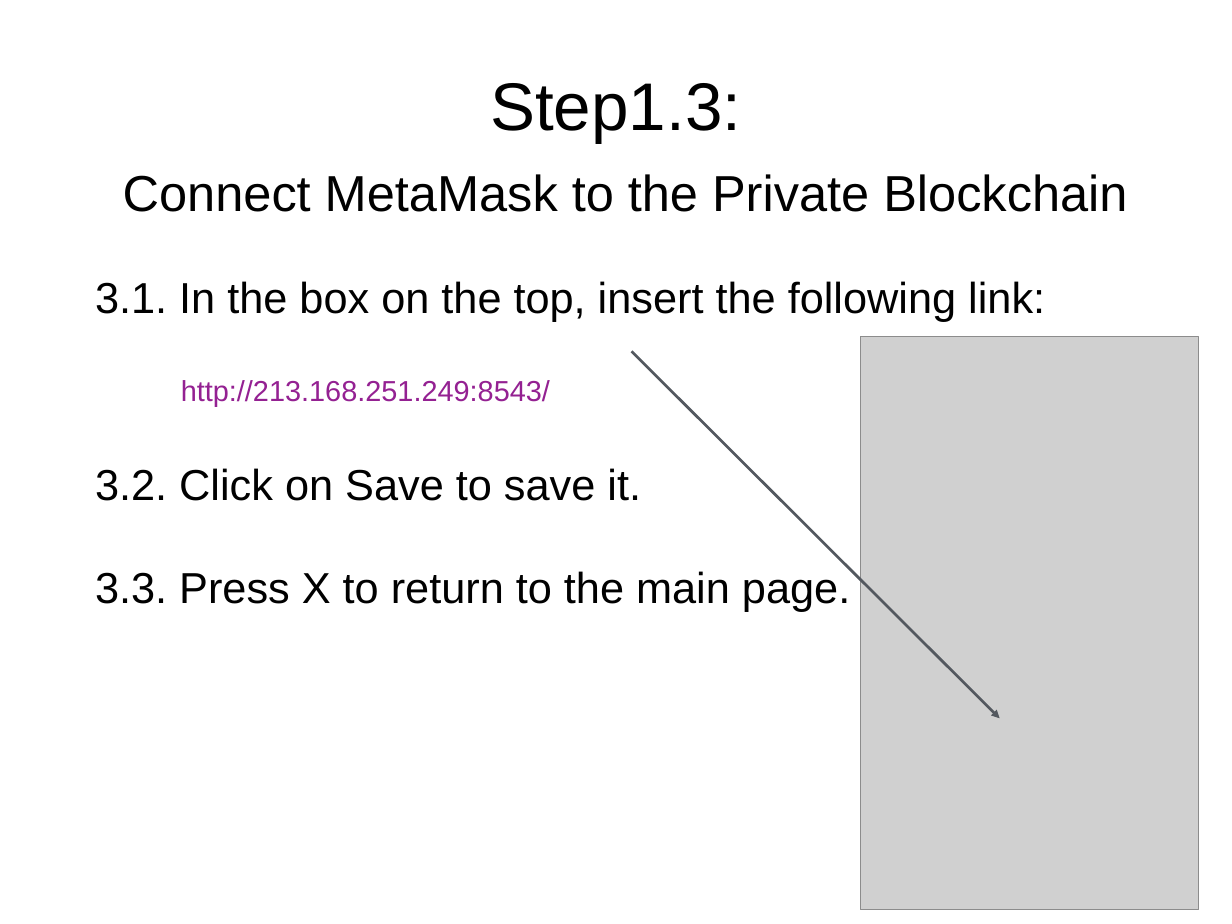
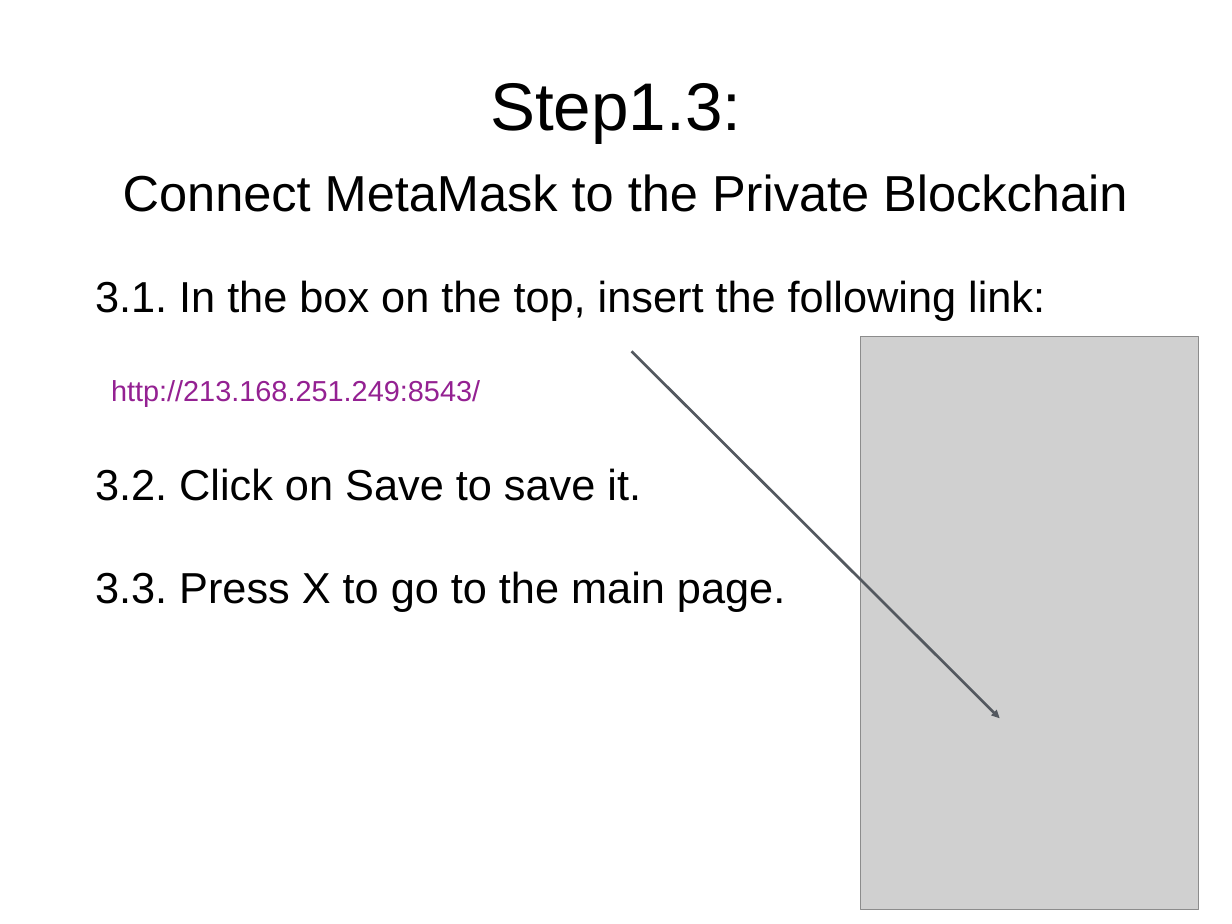
Before and after one commit to solegga/blockchaincourse, a slide deck: slide 7 of How_to_connect_to_university_of_edinburgh_private_blockchain.pptx. Drawn at 1232x924 pixels with LibreOffice and Linux fonts; fonts in the diff are those of the drawing; grey boxes stand for pictures. Boxes give left, top, right and bottom in pixels: in the first picture for what was removed or moved away, otherwise in the second. Text is boxed around its words. In the diff, an @@ line names an element or a change of style, - is before the commit and + after.

Commit message:
Update connection instructions with Remix-Chrome bug

```diff
--- a/How_to_connect_to_university_of_edinburgh_private_blockchain.pptx
+++ b/How_to_connect_to_university_of_edinburgh_private_blockchain.pptx
@@ arrow removed from (632, 352) to (1000, 718) @@
@@ freeform shape added at [632,352,1000,719], outline #53585F 2.24 pt @@
@@ text at [111,380,480,406]: indent changed @@
@@ text at [95,571,785,611]: text changed @@
-3.3. Press X to return to the main page.
+3.3. Press X to go to the main page.
```
Also in this commit, not shown: 14 other slides changed, 1 other file.
